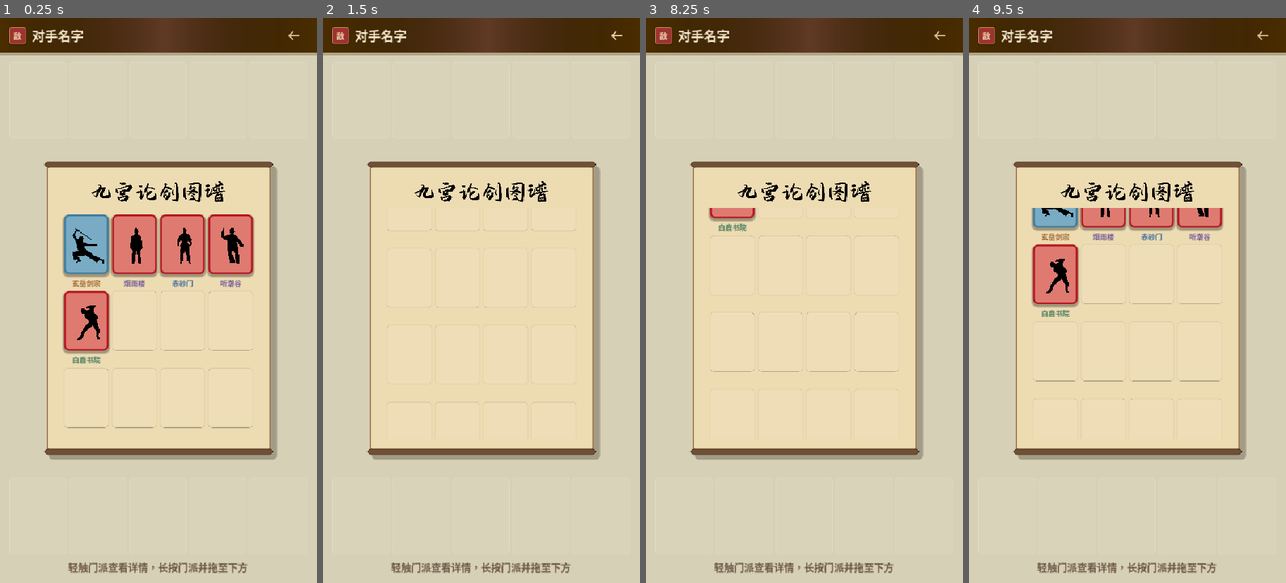
Above: before the commit, frames 1-4 (left to right).
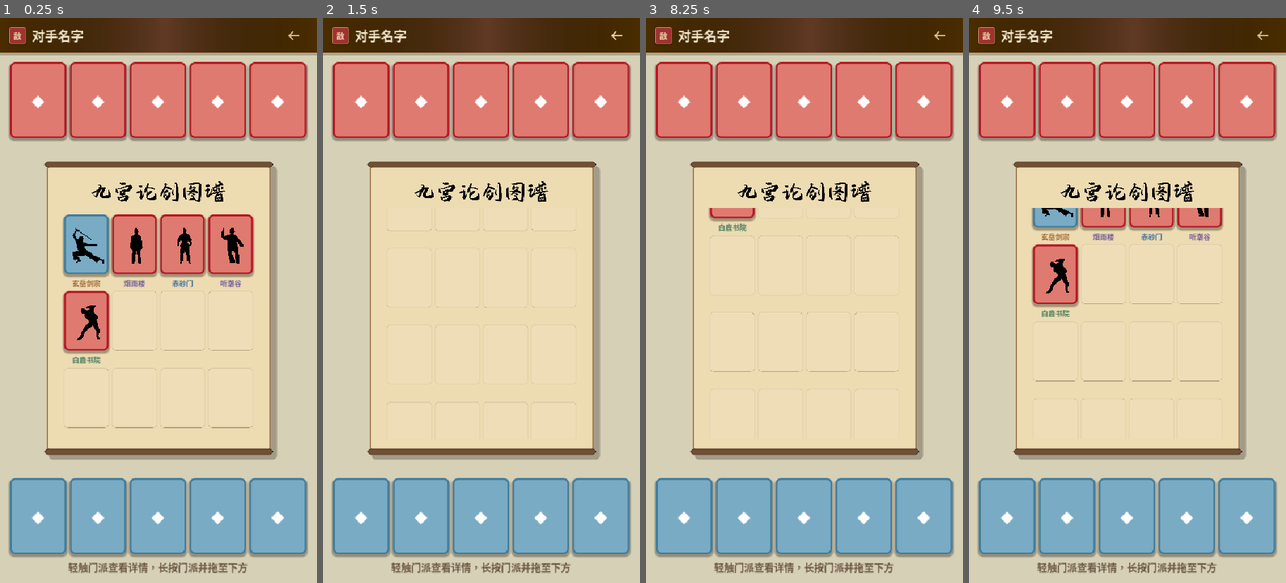
Above: after the commit, the same moments.

Repository: YLMstring/WuXiaCard
Game: Godot game, scene res://main.tscn
The game is run twice, just before and just after one commit, with the same random seed, the same clock (stepped at 60 frames per second) and the same inputs.
Inputs (mouse positions are in pixels of both pictures, inside the frame that each line leads up to):
- Up to frame 1 (0.25 s): no input
- Up to frame 2 (1.5 s): tap Enter at 0.5 s; drag from (408, 249) to (513, 176) at 0.52 s; click (617, 34) at 1.25 s
- Up to frame 3 (8.25 s): tap Space at 2, 3.5, 5 s; drag from (731, 125) to (788, 413) at 2.02 s; tap Enter at 2.75, 4.25 s; move the mouse to (779, 131) at 2.77 s; click (779, 131) at 2.92 s; drag from (829, 131) to (709, 215) at 3.52 s; drag from (877, 131) to (820, 300) at 4.27 s; drag from (731, 210) to (756, 159) at 5.02 s; move the mouse to (779, 210) at 5.77 s; click (779, 210) at 5.92 s; drag from (829, 210) to (741, 328) at 6.52 s; drag from (877, 210) to (836, 176) at 7.27 s; drag from (731, 283) to (788, 413) at 8.02 s
- Up to frame 4 (9.5 s): move the mouse to (1102, 198) at 8.77 s; click (1102, 198) at 8.92 s

The runs differ from the first frame. In frame 1, 26% of the frame differs, in the area x 2-98%, y 7-96%; in frame 2, 26%; in frame 3, 26%; in frame 4, 26%.

Commit message:
feat: fill sect preview hands with card backs

Diff:
--- a/scripts/sect_selection_controller.gd
+++ b/scripts/sect_selection_controller.gd
@@ -70,6 +70,18 @@
 	)
 	SelectionShell.create_hand_slots(opponent_hand)
 	SelectionShell.create_hand_slots(player_hand)
+	_refresh_preview_hand(
+		opponent_hand,
+		_upper_preview_ids,
+		DuelRules.OPPONENT_OWNER,
+		"sect_preview_upper"
+	)
+	_refresh_preview_hand(
+		player_hand,
+		_lower_preview_ids,
+		DuelRules.PLAYER_OWNER,
+		"sect_preview_lower"
+	)
 	go_first_button.visible = false
 	go_first_button.mouse_filter = Control.MOUSE_FILTER_IGNORE
 	go_second_button.visible = false
@@ -221,6 +233,7 @@
 			slot.remove_child(child)
 			child.queue_free()
 		if slot_index >= card_ids.size():
+			_spawn_preview_card_back(slot, owner_id)
 			continue
 		var card_data: Dictionary = Catalog.create_instance(
 			card_ids[slot_index],
@@ -241,6 +254,19 @@
 	card.set_anchors_and_offsets_preset(Control.PRESET_FULL_RECT)
 	card.configure(data, owner_id, false)
 	card.inspection_requested.connect(_on_card_inspection_requested)
+	return card
+
+
+func _spawn_preview_card_back(
+	slot: PanelContainer,
+	owner_id: int
+) -> CardView:
+	var card := CARD_SCENE.instantiate() as CardView
+	slot.add_child(card)
+	card.set_anchors_and_offsets_preset(Control.PRESET_FULL_RECT)
+	card.configure({}, owner_id, false)
+	card.set_face_down(true)
+	card.mouse_filter = Control.MOUSE_FILTER_IGNORE
 	return card
 
 
--- a/tests/test_sect_selection_integration.gd
+++ b/tests/test_sect_selection_integration.gd
@@ -39,8 +39,14 @@
 	_check(not (canvas.get_node("GoSecondButton") as Button).visible, "Go-second control is hidden")
 	_check(opponent_hand.get_child_count() == 5, "Upper preview hand keeps five fixed slots")
 	_check(player_hand.get_child_count() == 5, "Lower preview hand keeps five fixed slots")
-	_check(_occupied_hand_slots(opponent_hand) == 0, "Upper preview hand starts empty")
-	_check(_occupied_hand_slots(player_hand) == 0, "Lower preview hand starts empty")
+	_check(_occupied_hand_slots(opponent_hand) == 5, "Upper preview hand starts visually filled")
+	_check(_occupied_hand_slots(player_hand) == 5, "Lower preview hand starts visually filled")
+	_check(_face_down_hand_slots(opponent_hand) == 5, "Upper preview hand starts with five card backs")
+	_check(_face_down_hand_slots(player_hand) == 5, "Lower preview hand starts with five card backs")
+	_check(_data_free_hand_slots(opponent_hand) == 5, "Upper initial card backs contain no card data")
+	_check(_data_free_hand_slots(player_hand) == 5, "Lower initial card backs contain no card data")
+	_check(_inspectable_hand_slots(opponent_hand) == 0, "Upper initial card backs are not inspectable")
+	_check(_inspectable_hand_slots(player_hand) == 0, "Lower initial card backs are not inspectable")
 
 	var expected_sect_ids: Array[StringName] = [
 		&"xuanyue_jianzong",
@@ -91,12 +97,18 @@
 		== [&"hanfeng_liezhen", &"huixue_liuguang", &"qiyao_lianfeng", &"wanyue_guizong"],
 		"Lower hand orders Xuanyue cards from lowest tier"
 	)
-	_check(_occupied_hand_slots(opponent_hand) == 4, "Upper hand leaves one empty preview slot")
-	_check(_occupied_hand_slots(player_hand) == 4, "Lower hand leaves one empty preview slot")
+	_check(_occupied_hand_slots(opponent_hand) == 5, "Upper preview hand remains visually filled")
+	_check(_occupied_hand_slots(player_hand) == 5, "Lower preview hand remains visually filled")
+	_check(_face_down_hand_slots(opponent_hand) == 1, "Upper hand fills its unused slot with a card back")
+	_check(_face_down_hand_slots(player_hand) == 1, "Lower hand fills its unused slot with a card back")
+	_check(_data_free_hand_slots(opponent_hand) == 1, "Upper unused card back contains no card data")
+	_check(_data_free_hand_slots(player_hand) == 1, "Lower unused card back contains no card data")
+	_check(_inspectable_hand_slots(opponent_hand) == 4, "Only revealed upper previews are inspectable")
+	_check(_inspectable_hand_slots(player_hand) == 4, "Only revealed lower previews are inspectable")
 	selector.card_inspector.close()
 	await process_frame
 	_check(not selector.debug_is_inspecting() and grid.visible, "Closing inspection restores the sect grid")
-	_check(_occupied_hand_slots(player_hand) == 4, "Closing inspection preserves the previews")
+	_check(_occupied_hand_slots(player_hand) == 5, "Closing inspection preserves previews and card backs")
 
 	var preview_card := player_hand.get_child(0).get_child(0) as CardView
 	preview_card.inspection_requested.emit(preview_card.card_data)
@@ -188,6 +200,39 @@
 	var result: int = 0
 	for slot: Node in hand.get_children():
 		if slot.get_child_count() > 0:
+			result += 1
+	return result
+
+
+func _face_down_hand_slots(hand: HBoxContainer) -> int:
+	var result: int = 0
+	for slot: Node in hand.get_children():
+		if slot.get_child_count() == 0:
+			continue
+		var card := slot.get_child(0) as CardView
+		if card.is_face_down():
+			result += 1
+	return result
+
+
+func _data_free_hand_slots(hand: HBoxContainer) -> int:
+	var result: int = 0
+	for slot: Node in hand.get_children():
+		if slot.get_child_count() == 0:
+			continue
+		var card := slot.get_child(0) as CardView
+		if card.card_data.is_empty():
+			result += 1
+	return result
+
+
+func _inspectable_hand_slots(hand: HBoxContainer) -> int:
+	var result: int = 0
+	for slot: Node in hand.get_children():
+		if slot.get_child_count() == 0:
+			continue
+		var card := slot.get_child(0) as CardView
+		if not card.inspection_requested.get_connections().is_empty():
 			result += 1
 	return result
 
Not shown, added: docs/superpowers/plans/2026-07-28-sect-selection-preview-card-backs.md
